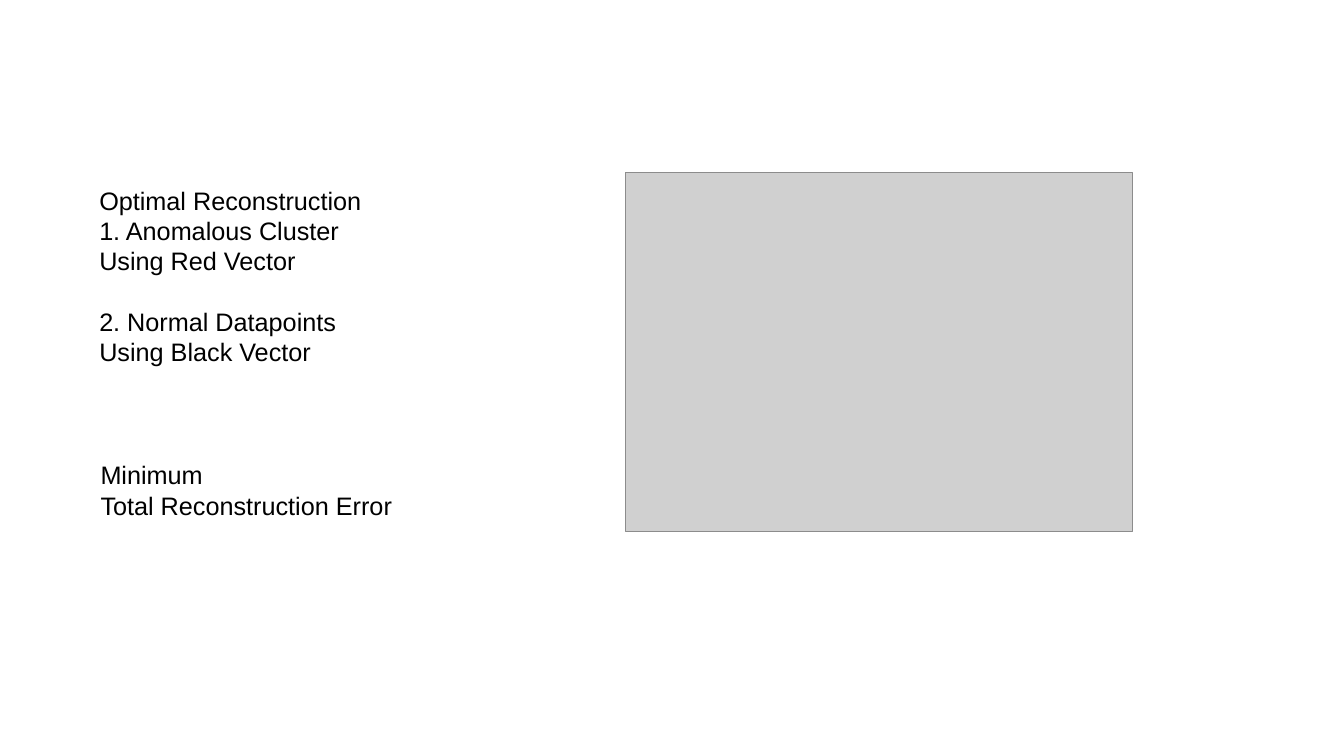
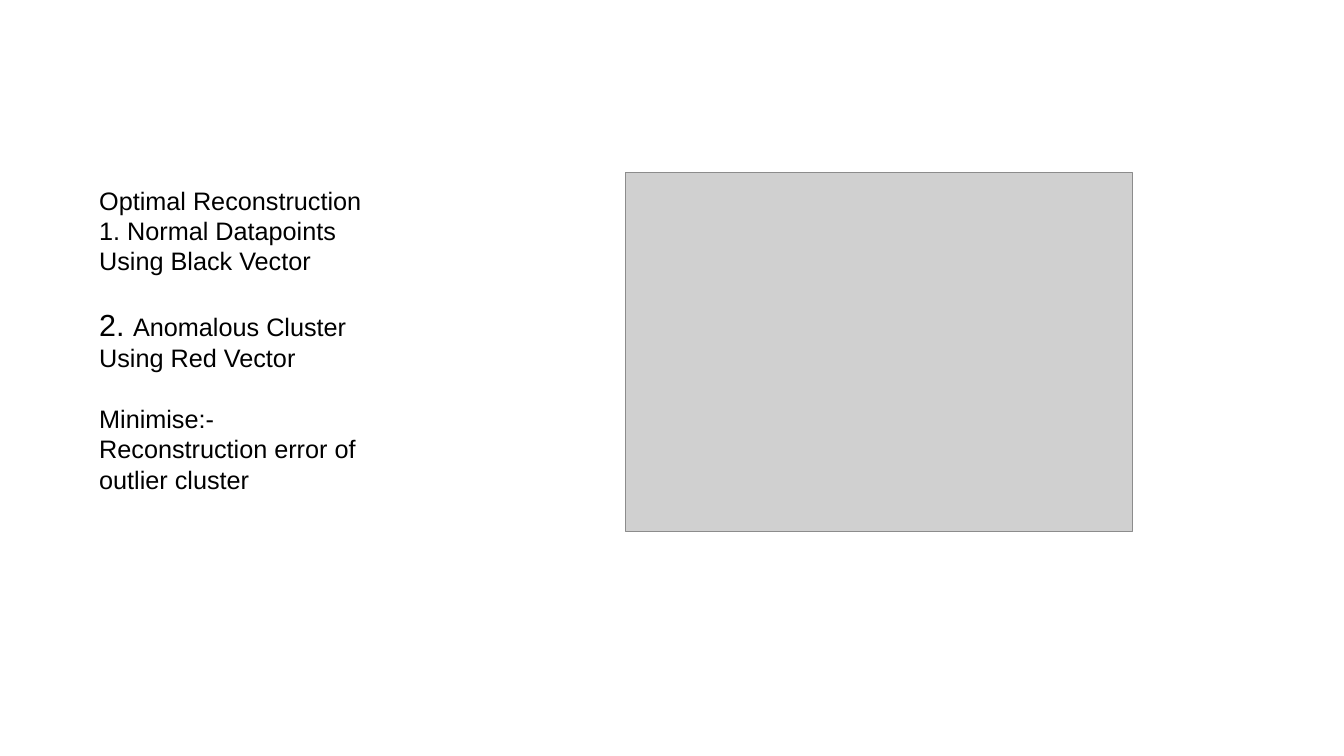
Before and after one commit to kulkarnisp/dim-red, a slide deck: slide 7 of backups/present/dimRed.pptx. Drawn at 1344x756 pixels with LibreOffice and Linux fonts; fonts in the diff are those of the drawing; grey boxes stand for pictures. Boxes give left, top, right and bottom in pixels: in the first picture for what was removed or moved away, otherwise in the second. Text is boxed around its words. In the diff, an @@ line names an element or a change of style, - is before the commit and + after.

```diff
--- a/backups/present/dimRed.pptx
+++ b/backups/present/dimRed.pptx
@@ text at [99,221,346,337]: text changed @@
-1. Anomalous Cluster
+1. Normal Datapoints
+Using Black Vector
+2. Anomalous Cluster
@@ text at [99,409,356,490]: text changed @@
-2. Normal Datapoints
-Using Black Vector
+Minimise:-
+Reconstruction error of outlier cluster
@@ text removed at [101,465,392,516] @@
-Minimum
-Total Reconstruction Error
```
Also in this commit, not shown: 7 other slides changed, 11 slides added, 6 slides removed, 10 other files.
